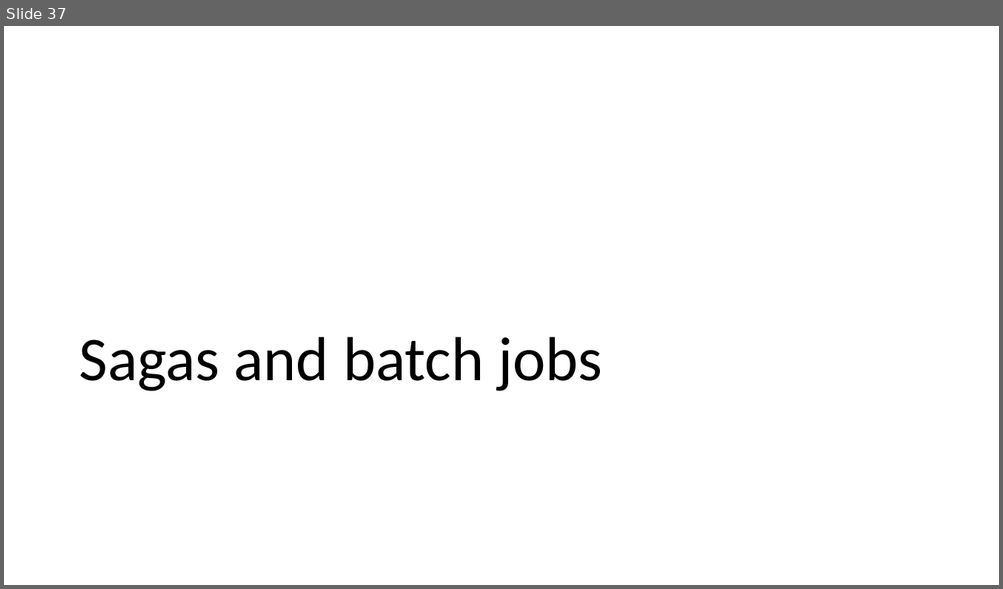
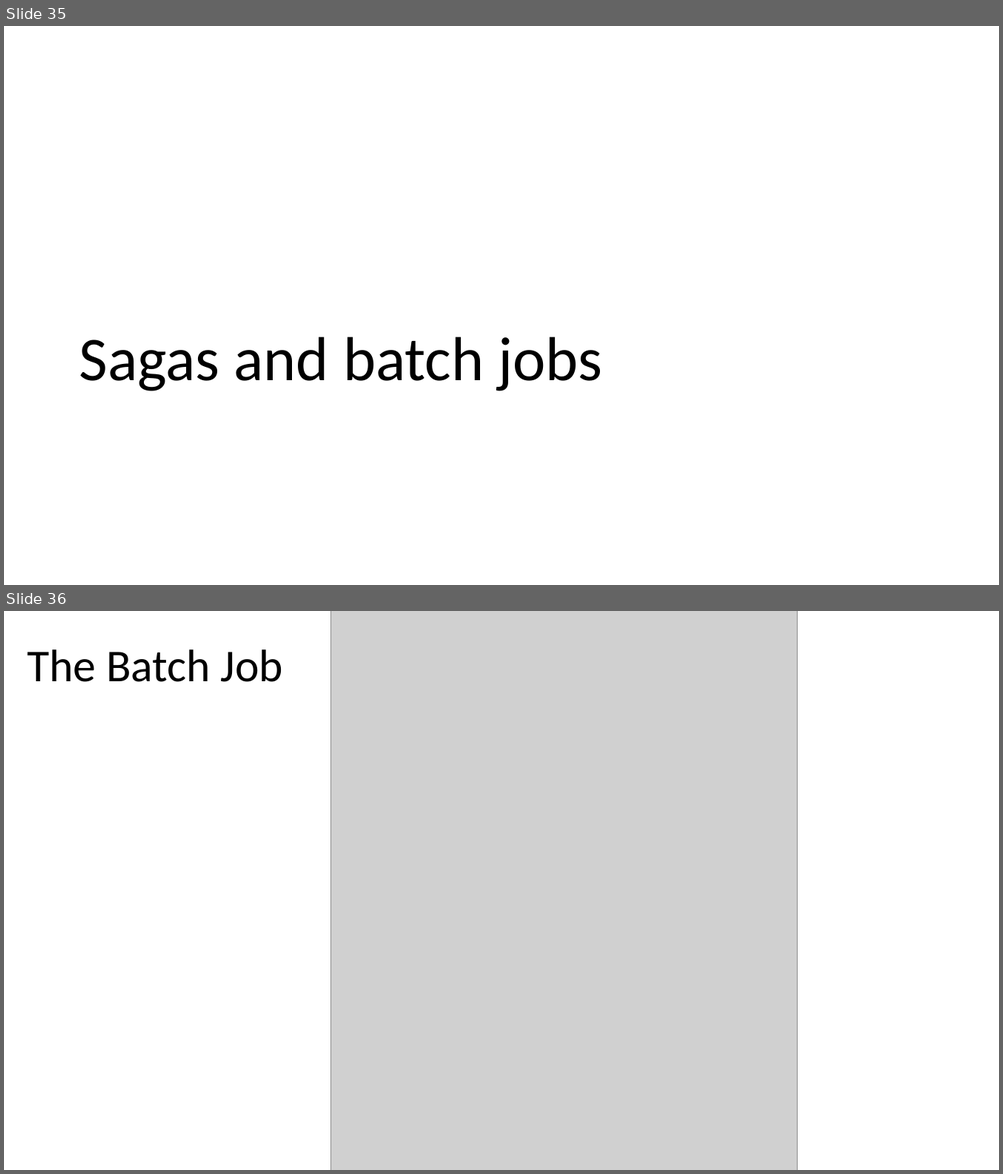
Before and after one commit to Particular/SagaMasterClass, a slide deck: SagaMasterClass.pptx. Shown one above the other, each under a label of ours: slide 37 before the commit, slides 35 and 36 after it. The pictures are 1003x589 and 1003x1174 pixels, drawn with LibreOffice and Linux fonts; fonts in the diff are those of the drawing; grey boxes stand for pictures. Boxes give left, top, right and bottom in pixels: in the first picture for what was removed or moved away, otherwise in the second. Text is boxed around its words. In the diff, an @@ line names an element or a change of style, - is before the commit and + after.

Commit message:
Added slides for the batch jobs

```diff
--- a/SagaMasterClass.pptx
+++ b/SagaMasterClass.pptx
@@ slide 36 added at [4,611,999,1170], background #FFFFFF @@
@@ picture added at [331,611,797,1170] @@
@@ title added at [27,649,283,682], 44 pt, text #000000 @@
+The Batch Job
@@ what was slide 37 is now slide 35 @@
```
Also in this commit, not shown: 1 slide changed, 12 other slides added, 2 slides removed.
